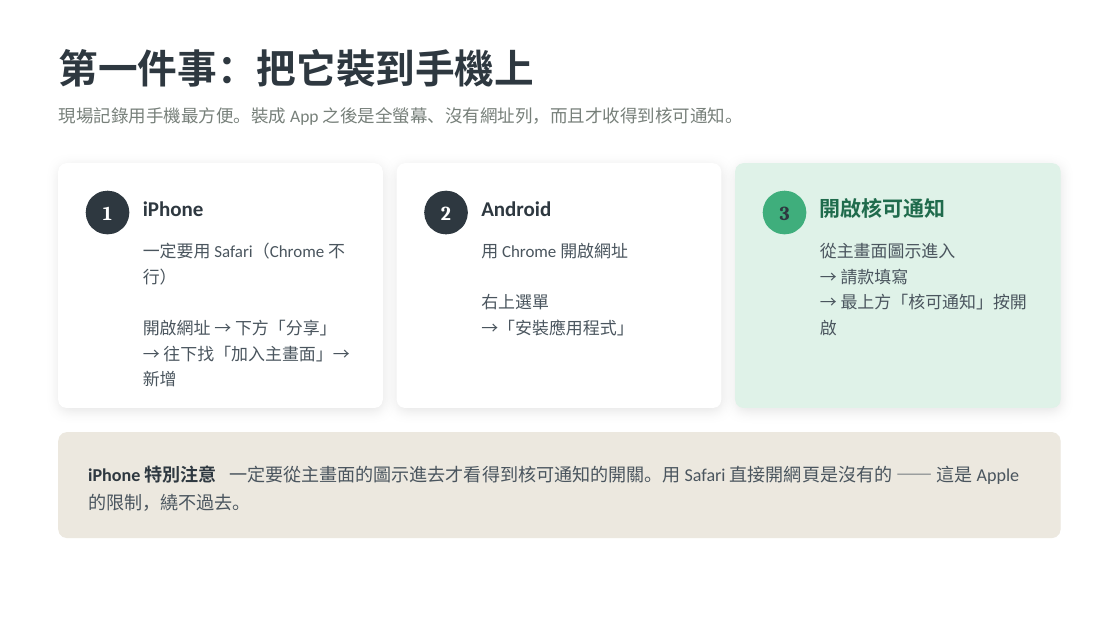
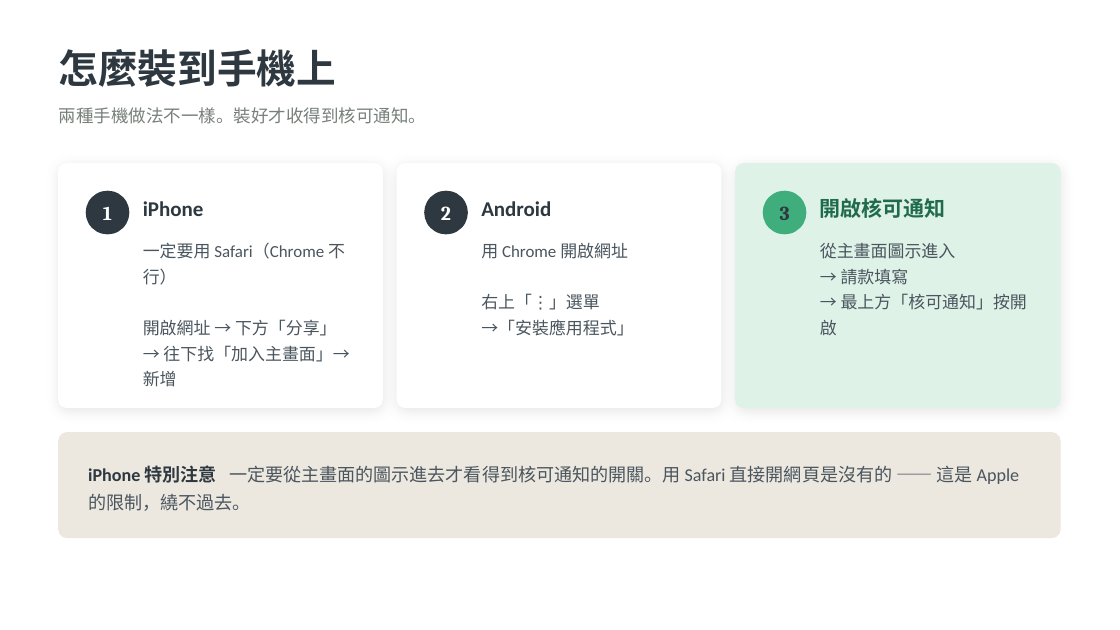
Before and after one commit to twlo79/anxing-web, a slide deck: slide 5 of docs/安幸上工ERP_管家操作說明.pptx (slide 4 before the commit). Drawn at 1120x630 pixels with LibreOffice and Linux fonts; fonts in the diff are those of the drawing. Boxes give left, top, right and bottom in pixels: in the first picture for what was removed or moved away, otherwise in the second. Text is boxed around its words. In the diff, an @@ line names an element or a change of style, - is before the commit and + after.

```diff
--- a/docs/安幸上工ERP_管家操作說明.pptx
+++ b/docs/安幸上工ERP_管家操作說明.pptx
@@ text at (59, 49, 336, 87): text changed @@
-第一件事：把它裝到手機上
+怎麼裝到手機上
@@ text at (59, 107, 426, 124): text changed @@
-現場記錄用手機最方便。裝成 App 之後是全螢幕、沒有網址列，而且才收得到核可通知。
+兩種手機做法不一樣。裝好才收得到核可通知。
@@ text at (481, 293, 600, 310): text changed @@
-右上選單
+右上「⋮」選單
```
Also in this commit, not shown: 7 other slides changed, 4 slides added, 1 slide removed, 4 other files.
